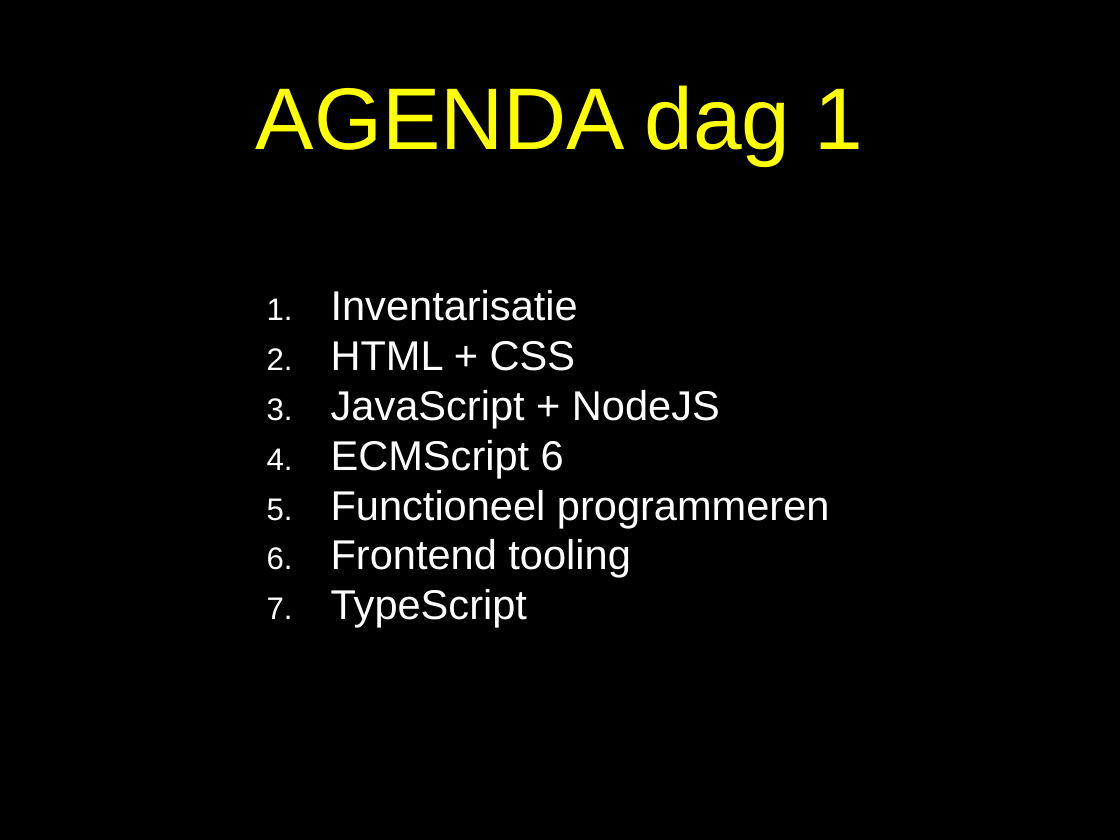
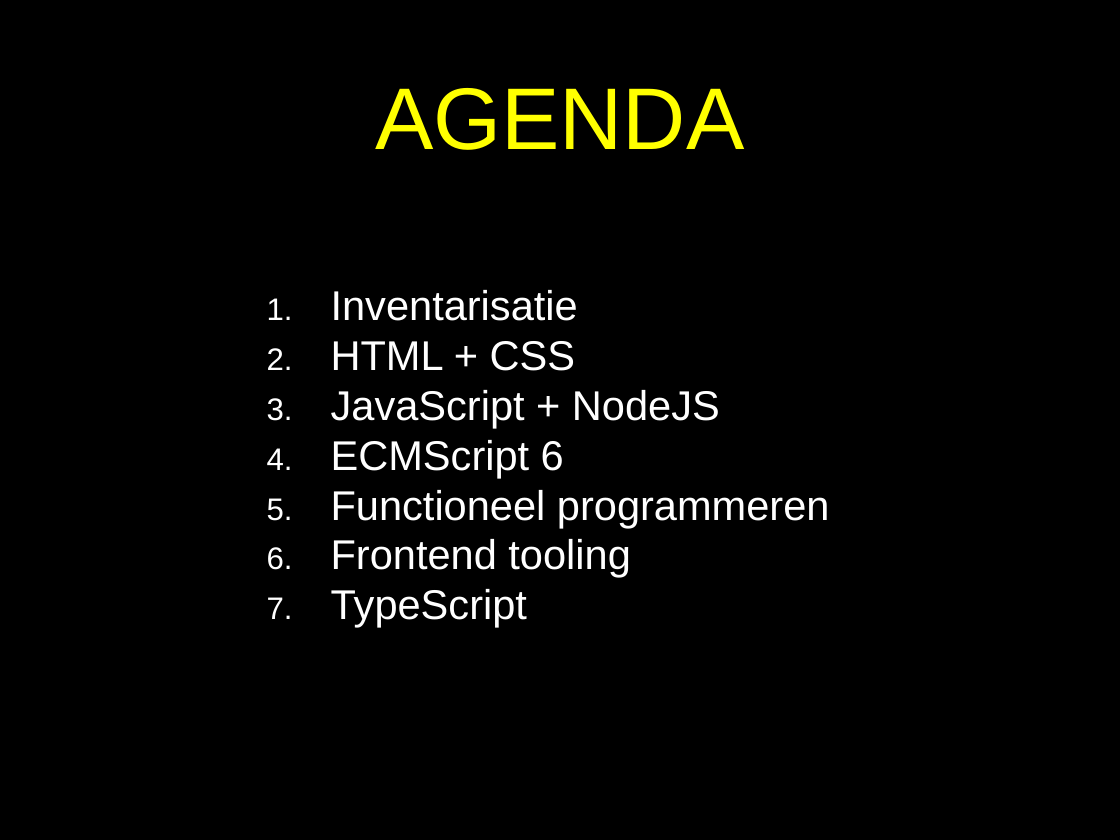
Before and after one commit to petereijgermans11/frontend-cursus, a slide deck: slide 1 of frontend-cursus/ 0 - Agenda.pptx. Drawn at 1120x840 pixels with LibreOffice and Linux fonts; fonts in the diff are those of the drawing. Boxes give left, top, right and bottom in pixels: in the first picture for what was removed or moved away, otherwise in the second. Text is boxed around its words. In the diff, an @@ line names an element or a change of style, - is before the commit and + after.

```diff
--- a/frontend-cursus/ 0 - Agenda.pptx
+++ b/frontend-cursus/ 0 - Agenda.pptx
@@ title at (375, 88, 744, 150): text changed @@
-AGENDA dag 1
+AGENDA
```
Also in this commit, not shown: 3 other files.
